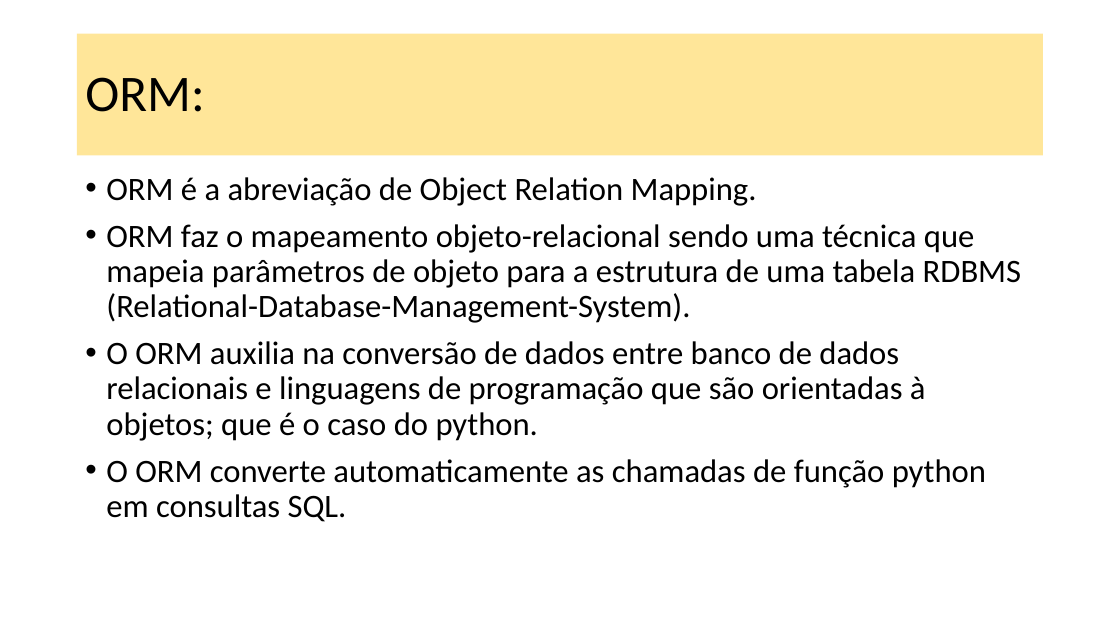
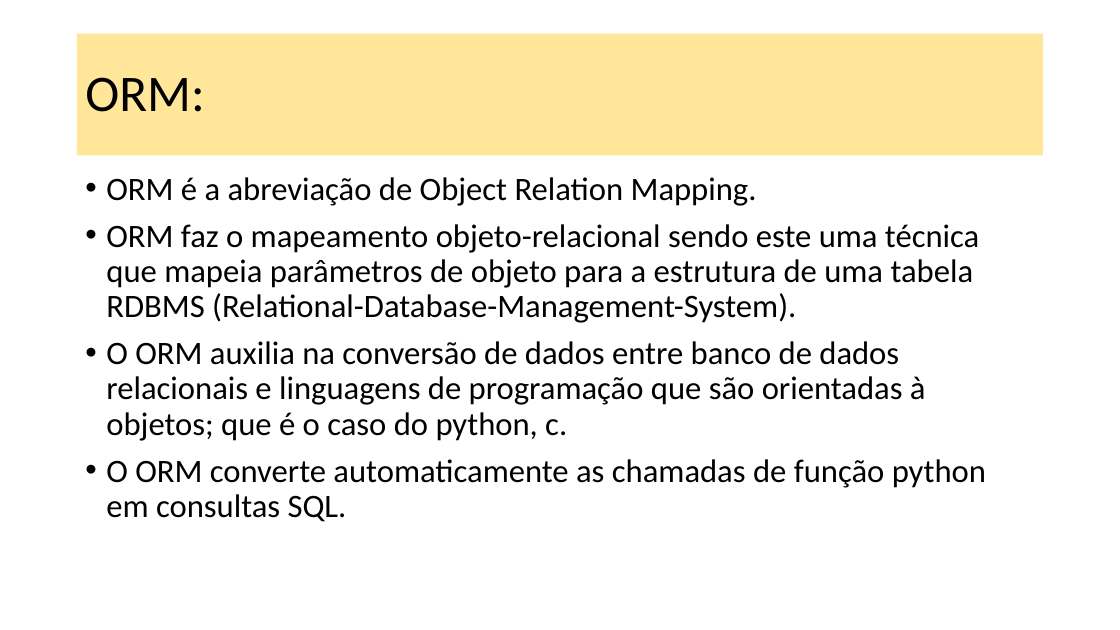
Before and after one commit to dourivaljunior/Curso-de-Flask, a slide deck: slide 17 of Aula 06 Flask.pptx (slide 15 before the commit). Drawn at 1120x630 pixels with LibreOffice and Linux fonts; fonts in the diff are those of the drawing. Boxes give left, top, right and bottom in pixels: in the first picture for what was removed or moved away, otherwise in the second. Text is boxed around its words. In the diff, an @@ line names an element or a change of style, - is before the commit and + after.

```diff
--- a/Aula 06 Flask.pptx
+++ b/Aula 06 Flask.pptx
@@ text at (106, 224, 979, 441): text changed @@
-• ORM faz o mapeamento objeto-relacional sendo uma técnica que mapeia parâmetros de objeto para a estrutura de uma tabela RDBMS (Relational-Database-Management-System).
-• O ORM auxilia na conversão de dados entre banco de dados relacionais e linguagens de programação que são orientadas à objetos; que é o caso do python.
+• ORM faz o mapeamento objeto-relacional sendo este uma técnica que mapeia parâmetros de objeto para a estrutura de uma tabela RDBMS (Relational-Database-Management-System).
+• O ORM auxilia na conversão de dados entre banco de dados relacionais e linguagens de programação que são orientadas à objetos; que é o caso do python, c.
```
Also in this commit, not shown: 15 other slides changed, 6 slides added, 1 slide removed, 1 other file.
